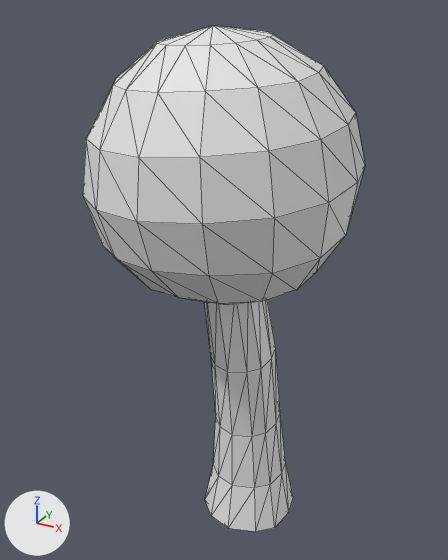
Renders of the glTF model figments-of-fuyan/assets/models/fof/objects/tree1.glb from each side of a commit.
Before and after are seen from a camera (50 mm lens) standing at (2.89, -5.96, 6.14) and looking at (-0.2, -0.34, 3.33). Every picture has the same lights, and +X, +Y and +Z are marked at lower left. The first picture is the older version. Mesh edges are drawn as thin lines. Vertices at exactly the same position are counted once.

The older version as bpy lines, for what is in view:
```python
me_cylinder_002 = bpy.data.meshes.new('Cylinder.002')
me_cylinder_002.from_pydata(...)  # 180 vertices, 352 faces; spans x -1.54..1.27, y -1.87..0.91, z -0.01..5.99
ob_tree1_col = bpy.data.objects.new('Tree1-col', me_cylinder_002)
ob_tree1_col.location = (0.0, 0.0, 0.0)
```
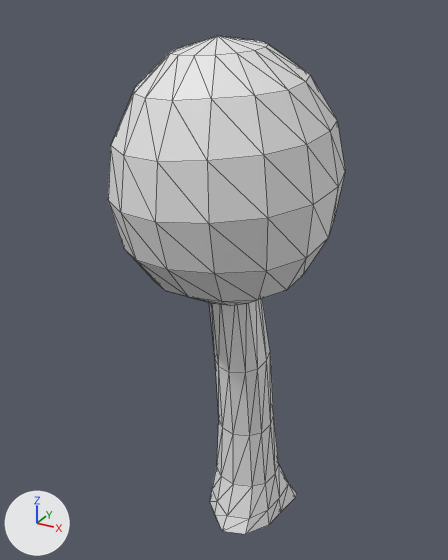
Edits to the bpy script that builds the scene:
```text
Change me_cylinder_002:
    used by ob_tree1_col; location = (0.0, 0.0, 0.0)
    remove me_cylinder_002.from_pydata(...)  # 180 vertices, 352 faces; spans x -1.54..1.27, y -1.87..0.91, z -0.01..5.99
    add me_cylinder_002.from_pydata(...)  # 194 vertices, 380 faces; spans x -1.32..1.08, y -1.63..0.74, z -0.01..5.9
    me_cylinder_002 part 1: the loose piece of 114 vertices spanning x -1.54..1.27, y -1.87..0.91, z 3.25..5.99 is scaled about its middle by (0.853, 0.853, 0.985), then moved by (0.01, 0.03, -0.07)
    me_cylinder_002 part 2: the loose piece of 66 vertices spanning x -0.6..0.59, y -0.68..0.56, z -0.01..3.45 is rebuilt with 80 vertices and now spans x -0.58..0.56, y -0.71..0.49, z -0.01..3.4
```

Changed parts and their boxes [x1, y1, x2, y2] in the pictures (448 x 560 px; the box of a moved part takes in the faces that stretch with it):
'Tree1-col', reshaped (16% narrower): before [83, 25, 365, 532]; after [108, 36, 345, 534]
part 1 of me_cylinder_002, moved or reshaped: before [83, 25, 365, 305]; after [108, 36, 345, 306]
part 2 of me_cylinder_002, rebuilt: before [205, 300, 293, 532]; after [209, 299, 297, 534]
